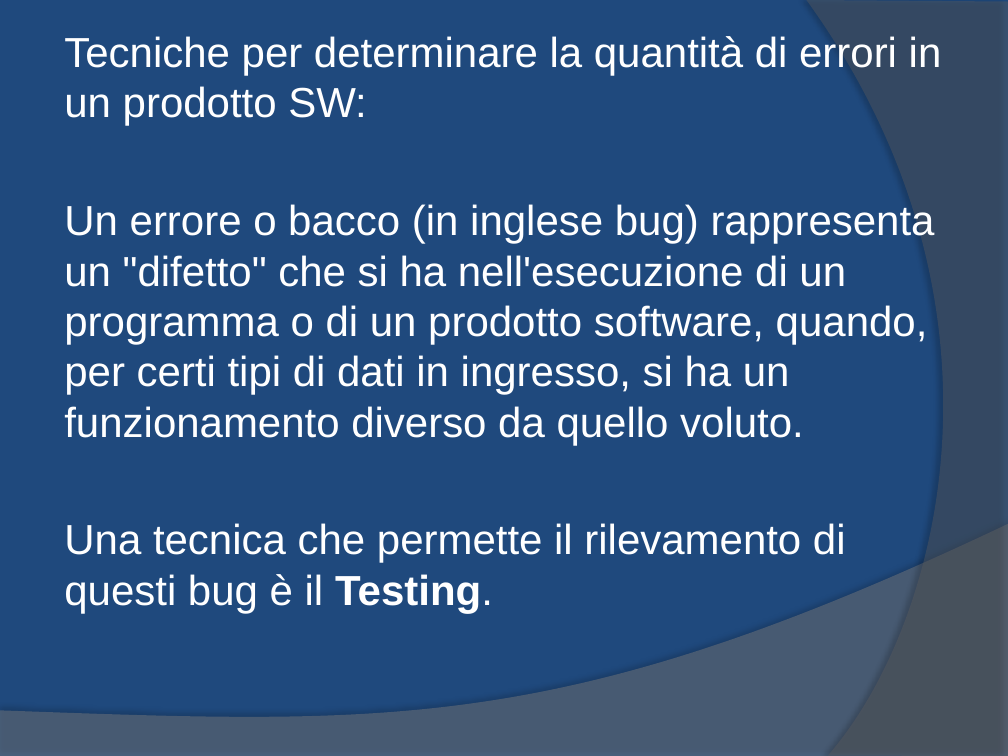
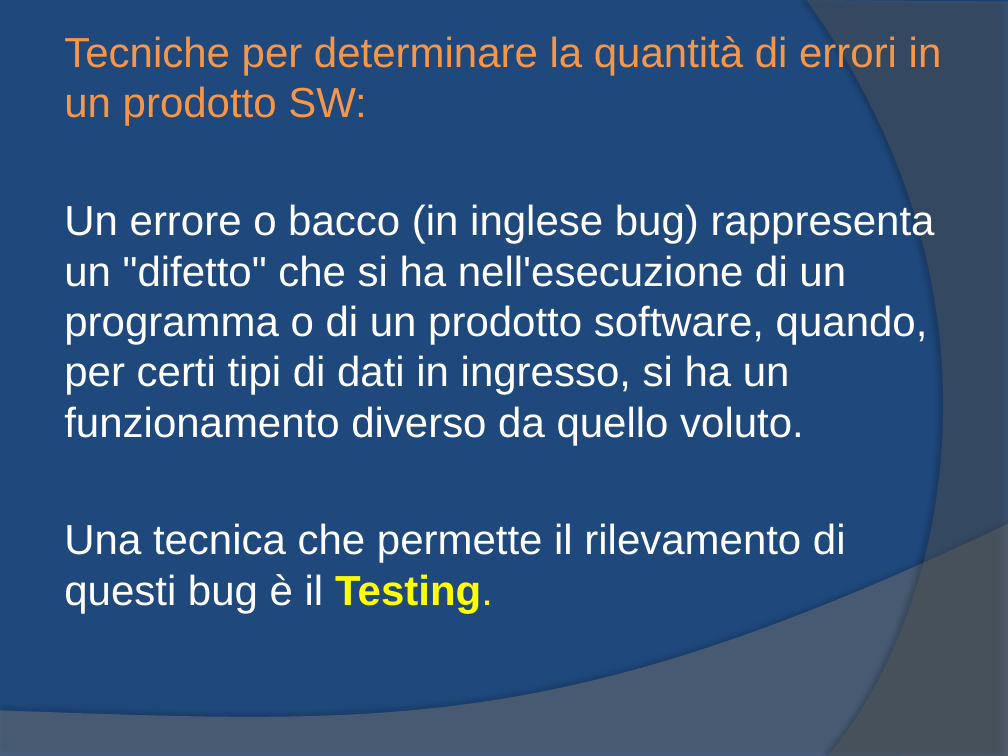
Before and after one commit to yan0z/ISW, a slide deck: slide 14 of Quesito 2 Team/1.ISW-Metrica.pptx. Drawn at 1008x756 pixels with LibreOffice and Linux fonts; fonts in the diff are those of the drawing. Boxes give left, top, right and bottom in pixels: in the first picture for what was removed or moved away, otherwise in the second. Text is boxed around its words. In the diff, an @@ line names an element or a change of style, - is before the commit and + after.

```diff
--- a/Quesito 2 Team/1.ISW-Metrica.pptx
+++ b/Quesito 2 Team/1.ISW-Metrica.pptx
@@ text at (x1=64, y1=36, x2=942, y2=613): text colour #FFFFFF to #F79646 in "Tecniche per determinare la quantità di errori ..."; text colour #FFFFFF to #FFFF00 in "Testing." @@
```
Also in this commit, not shown: 11 other slides changed.
